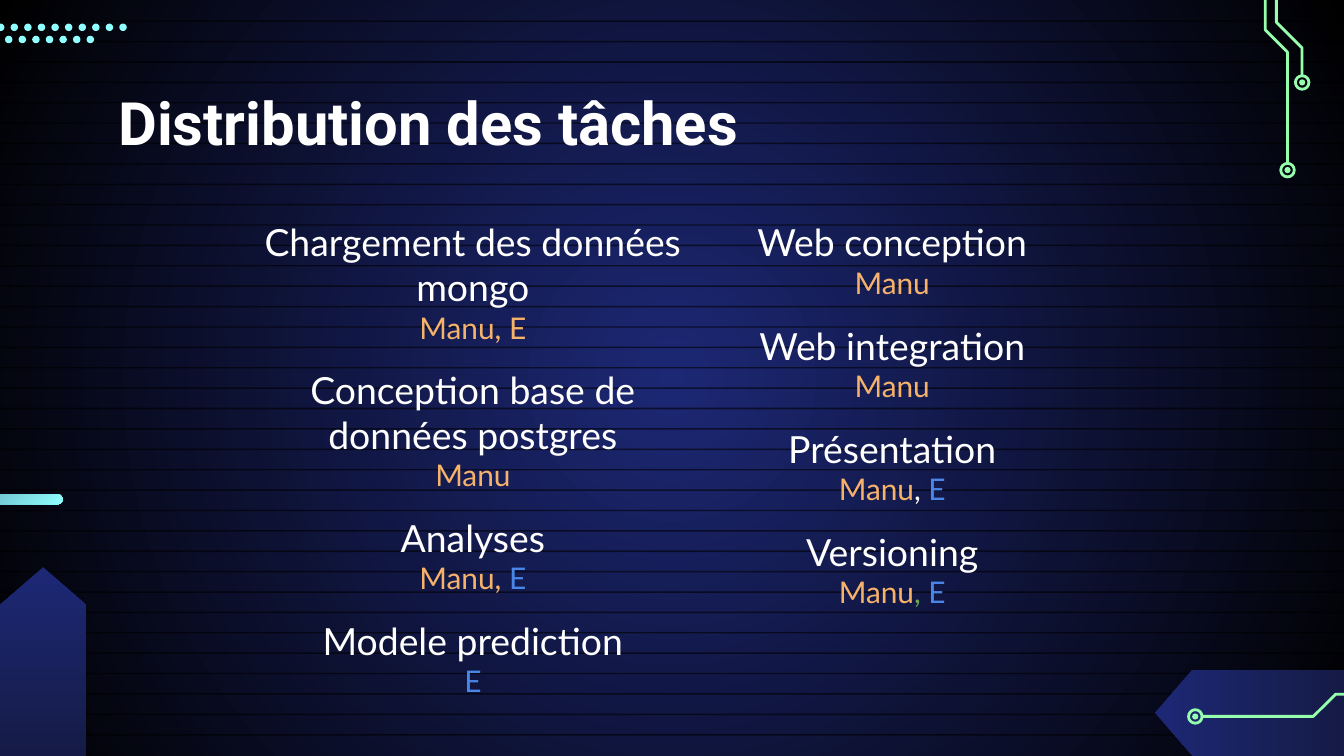
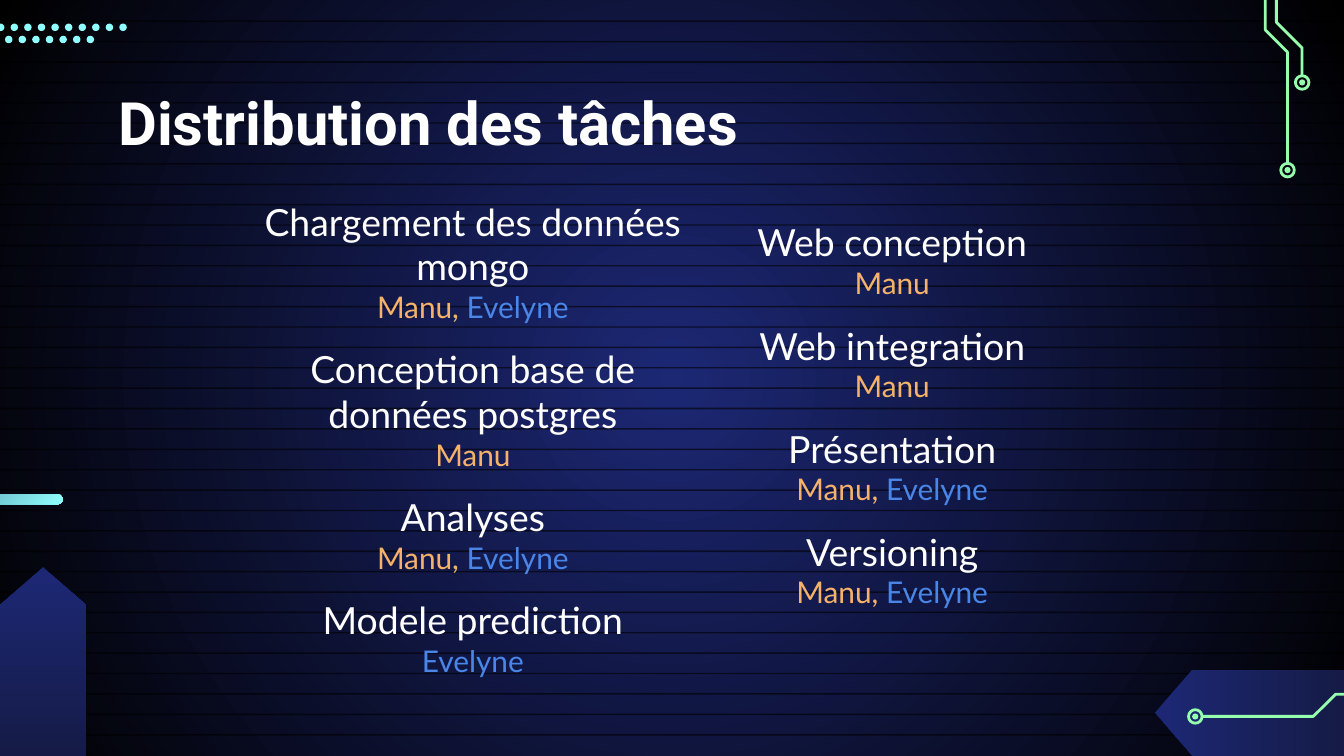
Before and after one commit to data-IA-2022/MOOC_Group6_Evelyne_Manu, a slide deck: slide 6 of MOOC_manuel_evelyne.pptx. Drawn at 1344x756 pixels with LibreOffice and Linux fonts; fonts in the diff are those of the drawing. Boxes give left, top, right and bottom in pixels: in the first picture for what was removed or moved away, otherwise in the second. Text is boxed around its words. In the diff, an @@ line names an element or a change of style, - is before the commit and + after.

```diff
--- a/MOOC_manuel_evelyne.pptx
+++ b/MOOC_manuel_evelyne.pptx
@@ text "Chargement des données mongo": place and size @@
-text "Chargement des données mongo" at [265, 224, 680, 692]
+text "Chargement des données mongo" at [265, 204, 680, 677]
@@ text at [377, 296, 569, 323]: text changed; text colour #F6B26B to #4A86E8 @@
-Manu, E
+Manu, Evelyne
@@ text at [796, 478, 988, 505]: text changed; text colour #F6B26B to #4A86E8 @@
-Manu, E
+Manu, Evelyne
@@ text at [377, 547, 569, 574]: text changed; text colour #F6B26B to #4A86E8 @@
-Manu, E
+Manu, Evelyne
@@ text at [796, 581, 988, 608]: text changed; text colour #F6B26B to #4A86E8 @@
-Manu, E
+Manu, Evelyne
@@ text at [422, 650, 524, 677]: text changed @@
-E
+Evelyne
```
Also in this commit, not shown: 8 other slides changed, 14 slides added, 9 other files.
